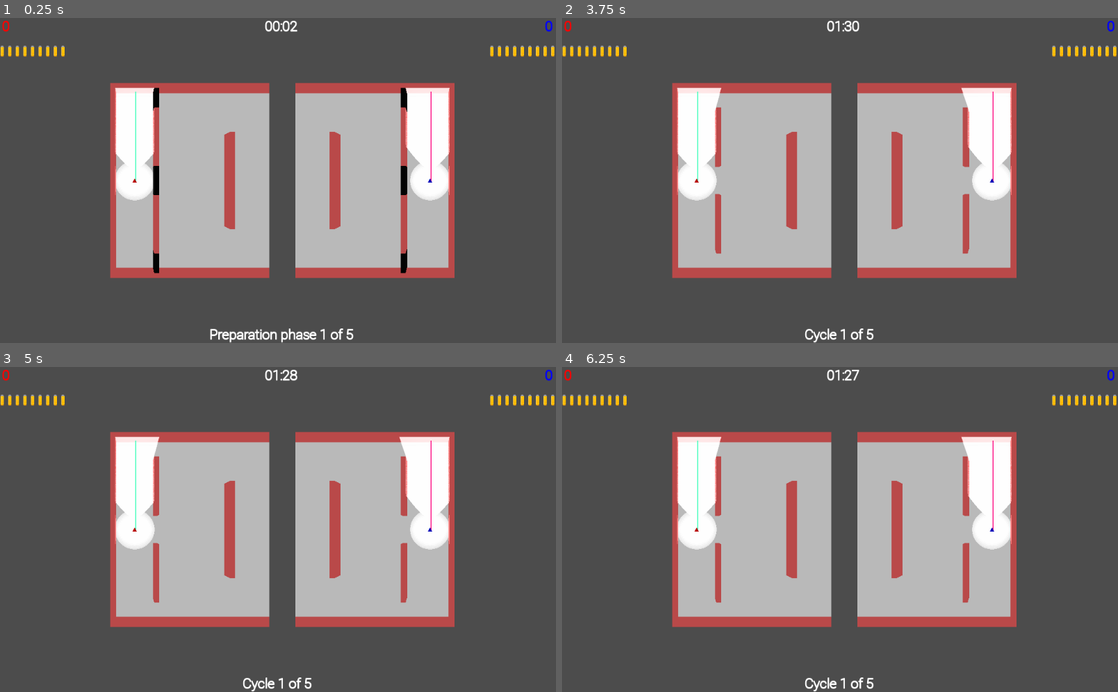
Above: before the commit, frames 1-4 (two rows, left to right).
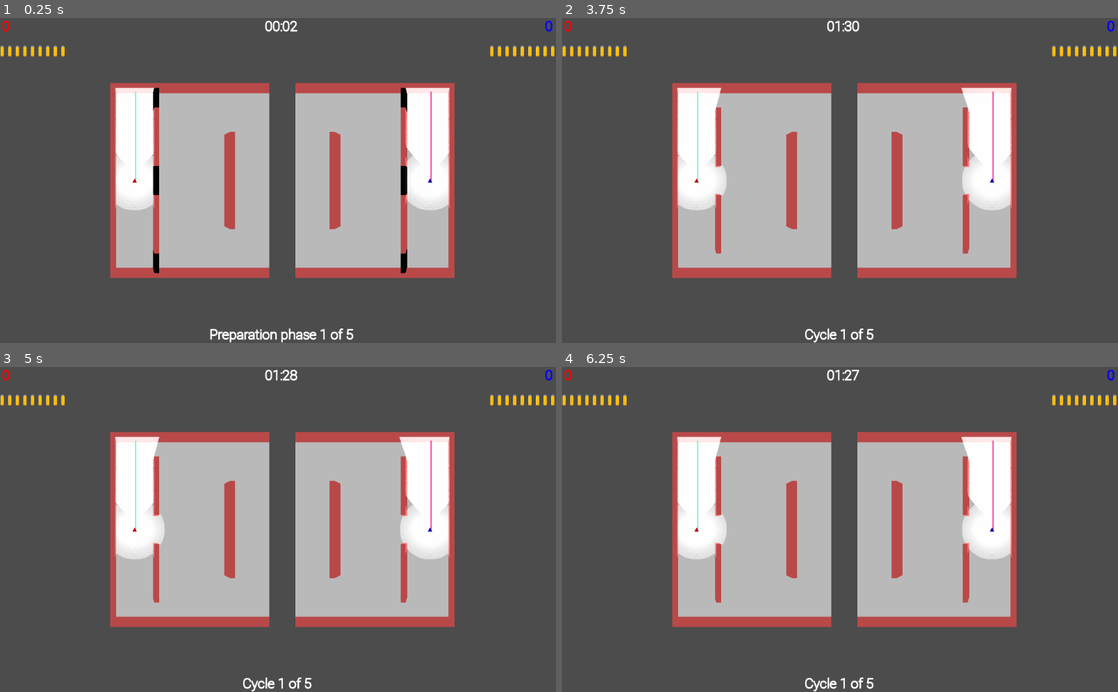
Above: after the commit, the same moments.

Repository: lizrad/fpspf
Game: Godot game, scene res://World.tscn
The game is run twice, just before and just after one commit, with the same random seed, the same clock (stepped at 60 frames per second) and the same inputs.
Inputs:
- Up to frame 1 (0.25 s): no input
- Up to frame 2 (3.75 s): tap Enter at 0.5, 2.75 s; tap Space at 1.25, 3.5 s
- Up to frame 3 (5 s): tap Enter at 4.25 s
- Up to frame 4 (6.25 s): tap Space at 5 s

The runs differ from the first frame. In frame 1, 0.8% of the frame differs, in the area x 20-81%, y 25-60%; in frame 2, 1.1%; in frame 3, 1.1%; in frame 4, 1.1%.

Commit message:
Expose view vars to Constants

Diff:
--- a/Constants.gd
+++ b/Constants.gd
@@ -30,3 +30,6 @@
 
 export var dash_impulse := 5.0
 export var dash_exponent := 0.1
+
+export var view_distance := 25.0
+export var circular_view_radius := 7.0
--- a/Players/CharacterBase.tscn
+++ b/Players/CharacterBase.tscn
@@ -1,8 +1,9 @@
-[gd_scene load_steps=6 format=2]
+[gd_scene load_steps=7 format=2]
 
 [ext_resource path="res://Attacking/Attacker.tscn" type="PackedScene" id=1]
 [ext_resource path="res://Players/CharacterBase.gd" type="Script" id=2]
 [ext_resource path="res://Players/VisibilityMaterial.tres" type="Material" id=3]
+[ext_resource path="res://Players/VisibilityLights.gd" type="Script" id=4]
 
 [sub_resource type="PrismMesh" id=1]
 size = Vector3( 1, 1, 2 )
@@ -29,6 +30,7 @@
 shape = SubResource( 2 )
 
 [node name="VisibilityLights" type="Spatial" parent="."]
+script = ExtResource( 4 )
 
 [node name="OmniLight" type="OmniLight" parent="VisibilityLights"]
 transform = Transform( 1, 0, 0, 0, 1, 0, 0, 0, 1, 0, 2, 0 )
--- a/Players/Player.tscn
+++ b/Players/Player.tscn
@@ -37,6 +37,13 @@
 [node name="MeshInstance" parent="." index="1"]
 material_override = SubResource( 2 )
 
+[node name="OmniLight" parent="VisibilityLights" index="0"]
+omni_attenuation = 1e-05
+
+[node name="SightLight" parent="VisibilityLights" index="1"]
+spot_attenuation = 2.01341e-05
+spot_angle_attenuation = 1e+06
+
 [node name="CameraManager" type="Spatial" parent="." index="4"]
 script = ExtResource( 3 )
 
--- /dev/null
+++ b/Players/VisibilityLights.gd
@@ -0,0 +1,6 @@
+extends Spatial
+
+
+func _ready():
+	$SightLight.spot_range = Constants.view_distance
+	$OmniLight.omni_range = Constants.circular_view_radius
